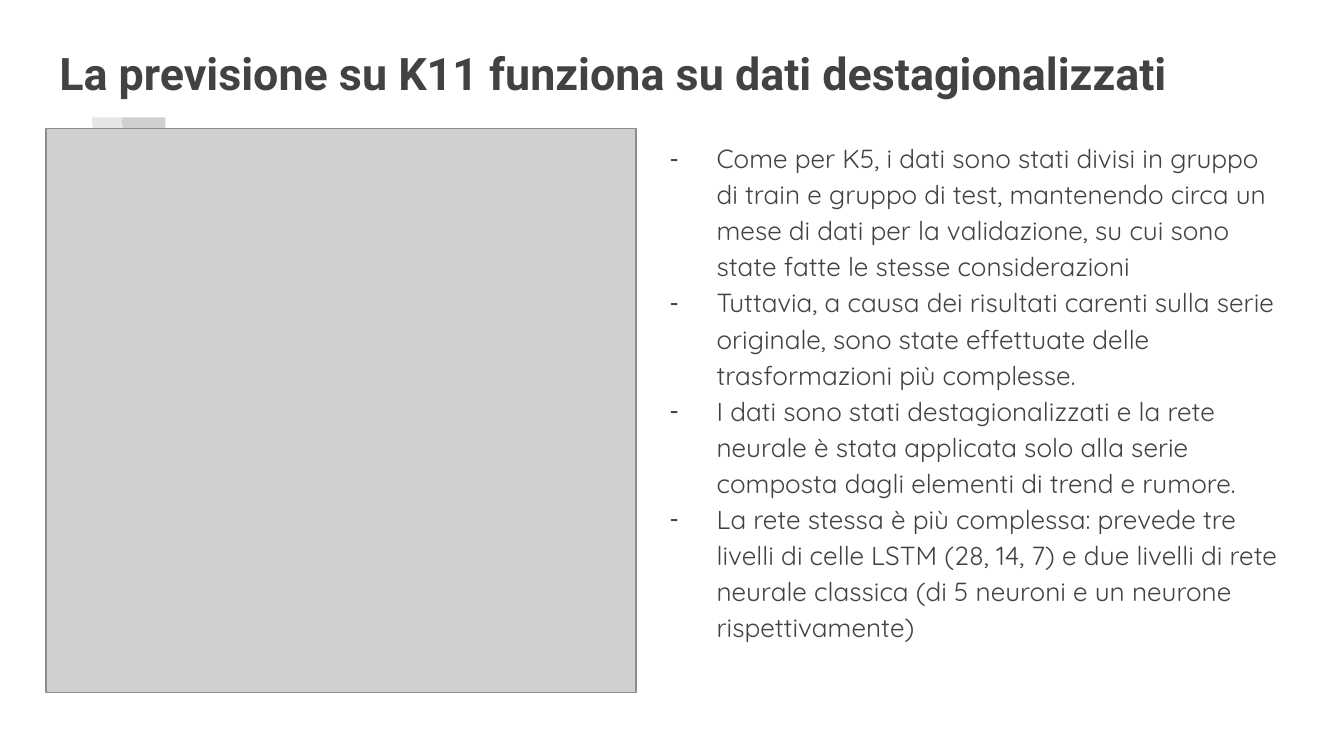
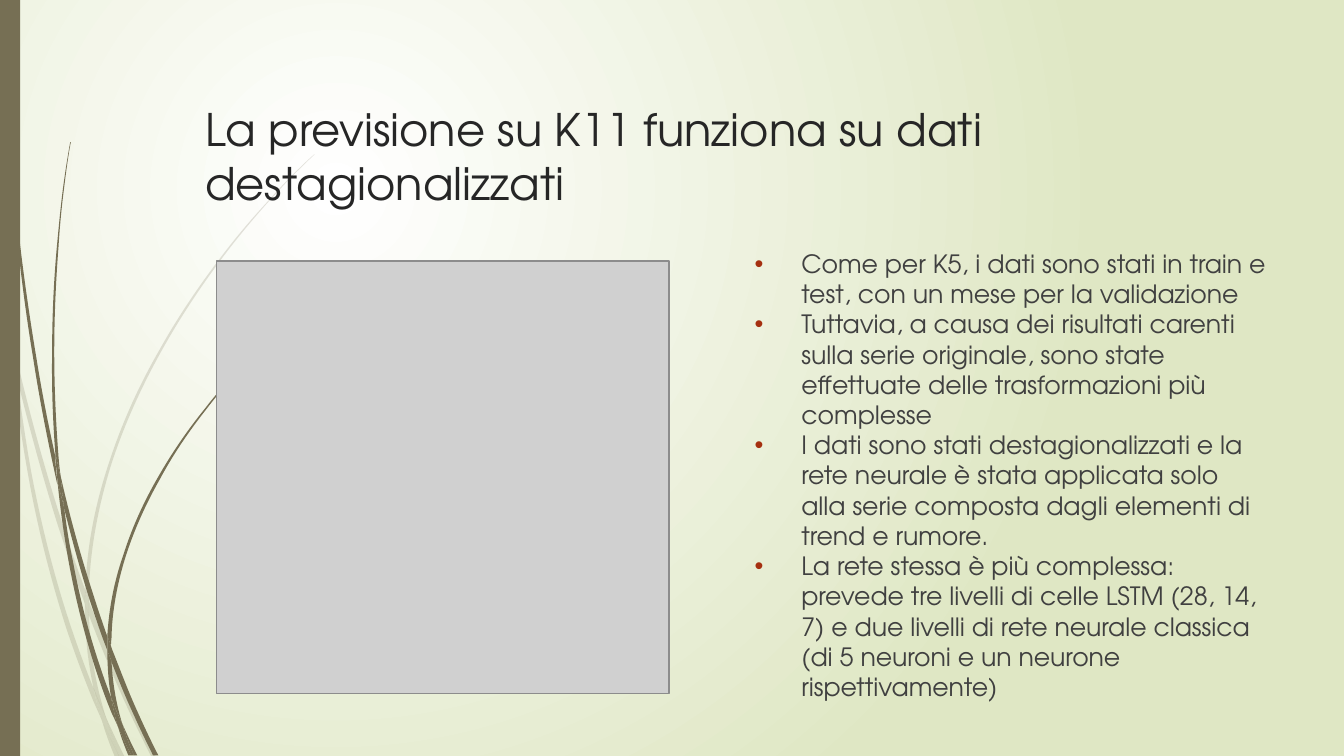
Before and after one commit to lynkx21/BB, a slide deck: slide 28 of BitBang.pptx (slide 24 before the commit). Drawn at 1344x756 pixels with LibreOffice and Linux fonts; fonts in the diff are those of the drawing; grey boxes stand for pictures. Boxes give left, top, right and bottom in pixels: in the first picture for what was removed or moved away, otherwise in the second. Text is boxed around its words. In the diff, an @@ line names an element or a change of style, - is before the commit and + after.

```diff
--- a/BitBang.pptx
+++ b/BitBang.pptx
@@ background #FFFFFF to gradient #FFFFFF to #DFE8C4 @@
@@ rectangle added at (x1=0, y1=0, x2=20, y2=755), fill #766F54 @@
@@ pie slice (boxed as its full ellipse) removed at (x1=91, y1=44, x2=238, y2=191) @@
@@ pie slice (boxed as its full ellipse) removed at (x1=122, y1=74, x2=210, y2=161) @@
@@ title "La previsione su K11 funziona ..." moved from (x1=59, y1=56, x2=1166, y2=100) to (x1=205, y1=113, x2=982, y2=210) @@
@@ title "La previsione su K11 funziona ..." at (x1=205, y1=113, x2=982, y2=210): font Roboto to TeX Gyre Adventor, text colour #424242 to #262626, bold off @@
@@ text "Come per K5, i dati ..." moved from (x1=717, y1=148, x2=1277, y2=642) to (x1=801, y1=254, x2=1265, y2=702) @@
@@ picture resized from (x1=46, y1=129, x2=636, y2=692) to (x1=216, y1=261, x2=669, y2=694) @@
@@ text at (x1=801, y1=254, x2=1265, y2=436): text changed; size 14 to 13.5 pt; font Quicksand to TeX Gyre Adventor; text colour #424242 to #404040 @@
-– Come per K5, i dati sono stati divisi in gruppo di train e gruppo di test, mantenendo circa un mese di dati per la validazione, su cui sono state fatte le stesse considerazioni
-– Tuttavia, a causa dei risultati carenti sulla serie originale, sono state effettuate delle trasformazioni più complesse.
+• Come per K5, i dati sono stati in train e test, con un mese per la validazione
+• Tuttavia, a causa dei risultati carenti sulla serie originale, sono state effettuate delle trasformazioni più complesse
@@ text at (x1=801, y1=428, x2=1257, y2=702): size 14 to 13.5 pt, font Quicksand to TeX Gyre Adventor, text colour #424242 to #404040 in "I dati sono stati destagionalizzati e la ...", "La rete stessa è più complessa: prevede ..."; bullet - to •; line spacing 1.15 to 1; bullet colour #424242 to #A53010; less space between paragraphs @@
@@ group added at (x1=0, y1=155, x2=314, y2=756): 10 freeform shapes @@
@@ group added at (x1=3, y1=0, x2=263, y2=756): 12 freeform shapes @@
```
Also in this commit, not shown: 24 other slides changed, 6 slides added, 1 slide removed.
